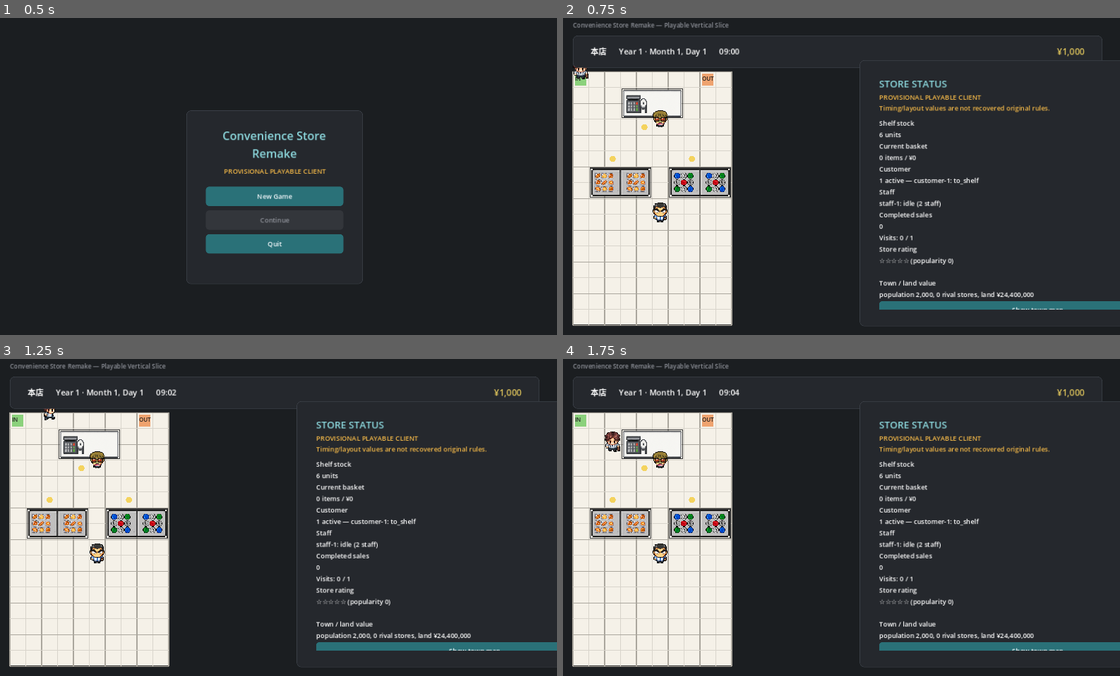
Above: before the commit, frames 1-4 (two rows, left to right).
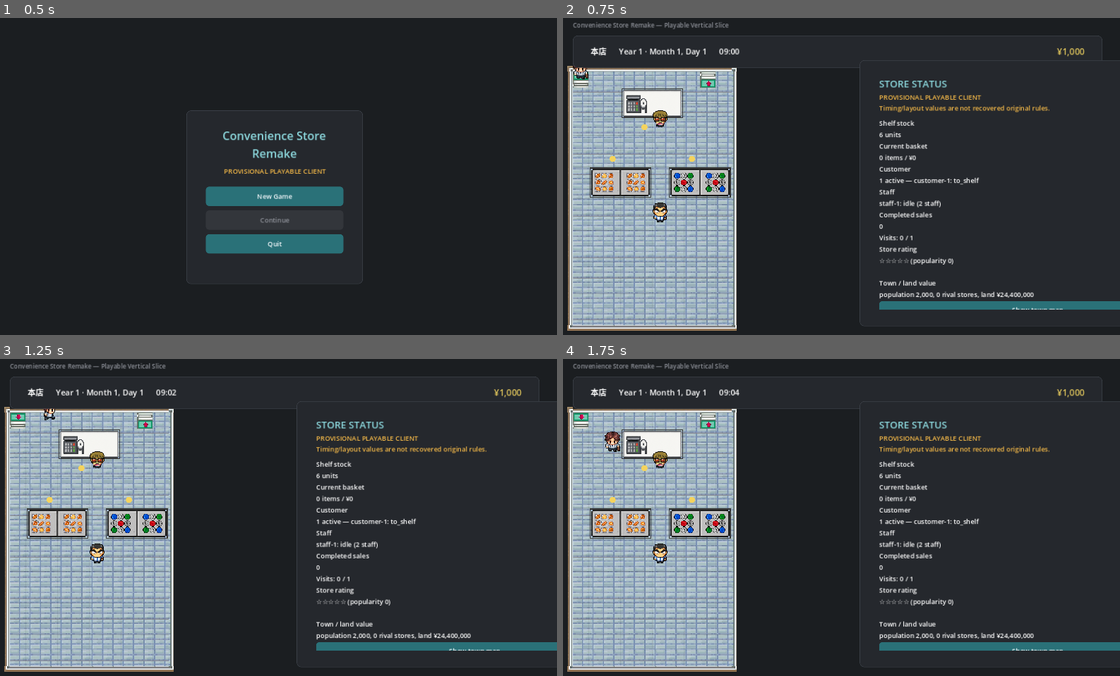
Above: after the commit, the same moments.

Repository: s1-1985/Covenience-store-remake
Game: Godot game, scene res://scenes/main_menu.tscn
Same seed, same stepped clock (60 frames per second), same inputs: the game is played once before the commit and once after it.
Inputs:
- Up to frame 1 (0.5 s): no input
- Up to frame 2 (0.75 s): click "New Game" at 0.5 s
- Up to frame 3 (1.25 s): no input
- Up to frame 4 (1.75 s): click "Show town map" at 1.25 s

Frame 1 is identical in both runs. In frame 2, 22% of the frame differs, in the area x 0-32%, y 15-99%; in frame 3, 22%; in frame 4, 22%.

Commit message:
Wire real video-extracted floor/wall/entrance sprites into store view (task #83)
assets/raw/conveni_additional_assets_v1/ already held 11 CONFIRMED_VISUAL
crops taken directly from an actual first-title playthrough video (a
checkered floor tile, 8 wall edge/corner pieces, entrance-in/-out arrow
sprites), ingested in an earlier session but never wired into game/. Copied
them into game/assets/floor/ and rewrote store_view.gd's floor/wall/entry-
exit drawing to use them in place of the flat placeholder fill, black
border line, and colored-rect-plus-English-text entry markers.

Verified with a real Godot 4.3 binary in-session: headless_smoke.gd passes,
and an xvfb screenshot confirmed the real art renders correctly and matches
the source video frame. reference_sim's pytest suite (745 passed, 1 xfailed)
is unchanged.

Fixture (shelf/case/register) sprites are still this project's own invented
art and are explicitly out of scope here -- see the decision doc for where
real reference frames for that follow-up already sit in the repo.

See docs/decisions/0153-real-floor-wall-entrance-sprites.md.

Co-Authored-By: Claude Sonnet 5 <noreply@anthropic.com>
Claude-Session: https://claude.ai/code/session_01KPqrH4hgWzJewykXXzXu7x

Diff:
--- a/game/scripts/store_view.gd
+++ b/game/scripts/store_view.gd
@@ -116,6 +116,29 @@
 const CUSTOMER_SPRITE_SIZE_PX := SUBCELL_PIXELS * 2.0
 const CUSTOMER_SPRITE_ANCHOR_FRACTION := Vector2(0.5, 0.9625)
 
+# Task #83: unlike the task #67-#70 world sprites above (this project's own
+# newly-drawn "remake" art), these 11 pieces (assets/raw/
+# conveni_additional_assets_v1/) are direct crops from an actual first-title
+# playthrough video ("type": "video" in that package's manifest.json, exact
+# source_video/timestamp_seconds/crop_xyxy cited per entry) -- CONFIRMED_
+# VISUAL evidence for the floor/wall/entrance artwork itself, not a REMAKE_
+# BALANCED_DEFAULT placeholder. They were extracted in an earlier session
+# but never wired into game/ until now. floor_blue_repeat is a repeatable-
+# candidate crop of the store's own checkered floor (the package's own
+# README notes it is not a strictly seamless tile -- video compression
+# leaves minor seams, accepted here as still far closer to the original
+# than the previous flat fill color). The 8 wall_* pieces are edge/corner
+# border candidates, not a finished 9-slice set (same README caveat): edges
+# are tiled only along their long axis below, corners are drawn at native
+# size unstretched, exactly as the source package's own usage notes specify.
+const FLOOR_SPRITE_DIR := "res://assets/floor/"
+# REMAKE_BALANCED_DEFAULT: each wall/corner piece is drawn at its own native
+# crop pixel size (not rescaled to SUBCELL_PIXELS) and positioned flush
+# against the interior grid's own edge -- how thick the frame ends up
+# looking on screen is this renderer's own display choice, since the source
+# video's own scale does not convert 1:1 to this client's grid (see the
+# asset package's README).
+
 var config: Dictionary = {}
 var simulation
 var selected_fixture_id := ""
@@ -132,12 +155,23 @@
 var _customer_textures: Dictionary = {}
 var _customer_last_position: Dictionary = {}
 var _customer_last_direction: Dictionary = {}
+# Task #83: fixed 11-entry set (not catalog-driven, unlike the fixture/
+# product/staff/customer texture caches above), so these are loaded once
+# by exact filename rather than looked up dynamically.
+var _floor_textures: Dictionary = {}
 
 
 func _ready() -> void:
     # Pixel art stays crisp instead of the engine's default linear blur when
     # sprite rects are scaled to fit each fixture's in-game footprint.
     texture_filter = CanvasItem.TEXTURE_FILTER_NEAREST
+    for sprite_name in [
+        "floor_blue_repeat",
+        "wall_north", "wall_south", "wall_east", "wall_west",
+        "wall_nw", "wall_ne", "wall_sw", "wall_se",
+        "entrance_in", "entrance_out",
+    ]:
+        _floor_textures[sprite_name] = load(FLOOR_SPRITE_DIR + sprite_name + ".png") as Texture2D
 
 
 func selected_fixture() -> String:
@@ -326,8 +360,8 @@
 
     var width: float = simulation.layout.width_subcells * SUBCELL_PIXELS
     var height: float = simulation.layout.height_subcells * SUBCELL_PIXELS
-    draw_rect(Rect2(Vector2.ZERO, Vector2(width, height)), Color("f5f1e8"), true)
-    draw_rect(Rect2(Vector2.ZERO, Vector2(width, height)), Color("373737"), false, 3.0)
+    _draw_floor(width, height)
+    _draw_walls(width, height)
 
     _draw_grid(width, height)
     _draw_entry_exit()
@@ -336,27 +370,79 @@
     _draw_customer()
 
 
+# Task #83: tiles the CONFIRMED_VISUAL floor crop (see _floor_textures'
+# declaration above) at its own native pixel size across the interior,
+# replacing the previous flat fill color. draw_texture_rect's own tile
+# behavior (not a manual loop) handles the repeat.
+func _draw_floor(width: float, height: float) -> void:
+    var floor_texture: Texture2D = _floor_textures["floor_blue_repeat"]
+    if floor_texture == null:
+        draw_rect(Rect2(Vector2.ZERO, Vector2(width, height)), Color("f5f1e8"), true)
+        return
+    draw_texture_rect(floor_texture, Rect2(Vector2.ZERO, Vector2(width, height)), true)
+
+
+# Task #83: draws the 8 real wall/corner crops as a frame immediately
+# outside the interior rect -- edges tiled along their long axis only,
+# corners at native size unstretched, per the source asset package's own
+# usage notes (see _floor_textures' declaration above).
+func _draw_walls(width: float, height: float) -> void:
+    var north: Texture2D = _floor_textures["wall_north"]
+    var south: Texture2D = _floor_textures["wall_south"]
+    var east: Texture2D = _floor_textures["wall_east"]
+    var west: Texture2D = _floor_textures["wall_west"]
+    var nw: Texture2D = _floor_textures["wall_nw"]
+    var ne: Texture2D = _floor_textures["wall_ne"]
+    var sw: Texture2D = _floor_textures["wall_sw"]
+    var se: Texture2D = _floor_textures["wall_se"]
+    if north == null or south == null or east == null or west == null \
+            or nw == null or ne == null or sw == null or se == null:
+        draw_rect(Rect2(Vector2.ZERO, Vector2(width, height)), Color("373737"), false, 3.0)
+        return
+    draw_texture_rect(north, Rect2(Vector2(0, -north.get_height()), Vector2(width, north.get_height())), true)
+    draw_texture_rect(south, Rect2(Vector2(0, height), Vector2(width, south.get_height())), true)
+    draw_texture_rect(west, Rect2(Vector2(-west.get_width(), 0), Vector2(west.get_width(), height)), true)
+    draw_texture_rect(east, Rect2(Vector2(width, 0), Vector2(east.get_width(), height)), true)
+    draw_texture_rect(nw, Rect2(Vector2(-nw.get_width(), -nw.get_height()), nw.get_size()), false)
+    draw_texture_rect(ne, Rect2(Vector2(width, -ne.get_height()), ne.get_size()), false)
+    draw_texture_rect(sw, Rect2(Vector2(-sw.get_width(), height), sw.get_size()), false)
+    draw_texture_rect(se, Rect2(Vector2(width, height), se.get_size()), false)
+
+
 func _draw_grid(width: float, height: float) -> void:
     var subcells_per_tile := int(config["store"]["subcells_per_tile"])
     for x in range(simulation.layout.width_subcells + 1):
-        var thickness := 2.0 if x % subcells_per_tile == 0 else 1.0
-        var shade := Color("aaa69d") if x % subcells_per_tile == 0 else Color("d8d4cb")
+        var thickness := 1.5 if x % subcells_per_tile == 0 else 1.0
+        var shade := Color(0, 0, 0, 0.18) if x % subcells_per_tile == 0 else Color(0, 0, 0, 0.08)
         var px := x * SUBCELL_PIXELS
         draw_line(Vector2(px, 0), Vector2(px, height), shade, thickness)
     for y in range(simulation.layout.height_subcells + 1):
-        var thickness := 2.0 if y % subcells_per_tile == 0 else 1.0
-        var shade := Color("aaa69d") if y % subcells_per_tile == 0 else Color("d8d4cb")
+        var thickness := 1.5 if y % subcells_per_tile == 0 else 1.0
+        var shade := Color(0, 0, 0, 0.18) if y % subcells_per_tile == 0 else Color(0, 0, 0, 0.08)
         var py := y * SUBCELL_PIXELS
         draw_line(Vector2(0, py), Vector2(width, py), shade, thickness)
 
 
+# Task #83: replaces the previous flat-colored rounded rects + "IN"/"OUT"
+# text labels with the real entrance crops (see _floor_textures'
+# declaration above) -- the source footage shows no roman-letter overlay,
+# only the arrow-and-mat artwork itself, so this drops the synthetic text
+# rather than layering it over the real sprite.
 func _draw_entry_exit() -> void:
     var entry := _vec2i(config["store"]["entry_subcell"])
     var exit := _vec2i(config["store"]["exit_subcell"])
-    draw_rect(_cell_rect(entry).grow(-5), Color("8bd17c"), true)
-    draw_rect(_cell_rect(exit).grow(-5), Color("efa36f"), true)
-    _draw_text_at(entry, "IN")
-    _draw_text_at(exit, "OUT")
+    var entry_texture: Texture2D = _floor_textures["entrance_in"]
+    var exit_texture: Texture2D = _floor_textures["entrance_out"]
+    if entry_texture != null:
+        draw_texture_rect(entry_texture, _cell_rect(entry), false)
+    else:
+        draw_rect(_cell_rect(entry).grow(-5), Color("8bd17c"), true)
+        _draw_text_at(entry, "IN")
+    if exit_texture != null:
+        draw_texture_rect(exit_texture, _cell_rect(exit), false)
+    else:
+        draw_rect(_cell_rect(exit).grow(-5), Color("efa36f"), true)
+        _draw_text_at(exit, "OUT")
 
 
 func _draw_fixtures() -> void:
Binary file added: game/assets/floor/entrance_in.png
Binary file added: game/assets/floor/entrance_out.png
Binary file added: game/assets/floor/floor_blue_repeat.png
Binary file added: game/assets/floor/wall_east.png
Binary file added: game/assets/floor/wall_ne.png
Binary file added: game/assets/floor/wall_north.png
Binary file added: game/assets/floor/wall_nw.png
Binary file added: game/assets/floor/wall_se.png
Binary file added: game/assets/floor/wall_south.png
Binary file added: game/assets/floor/wall_sw.png
Binary file added: game/assets/floor/wall_west.png
Not shown, changed: PROJECT_MEMORY.md
(and 1 more such lines)
